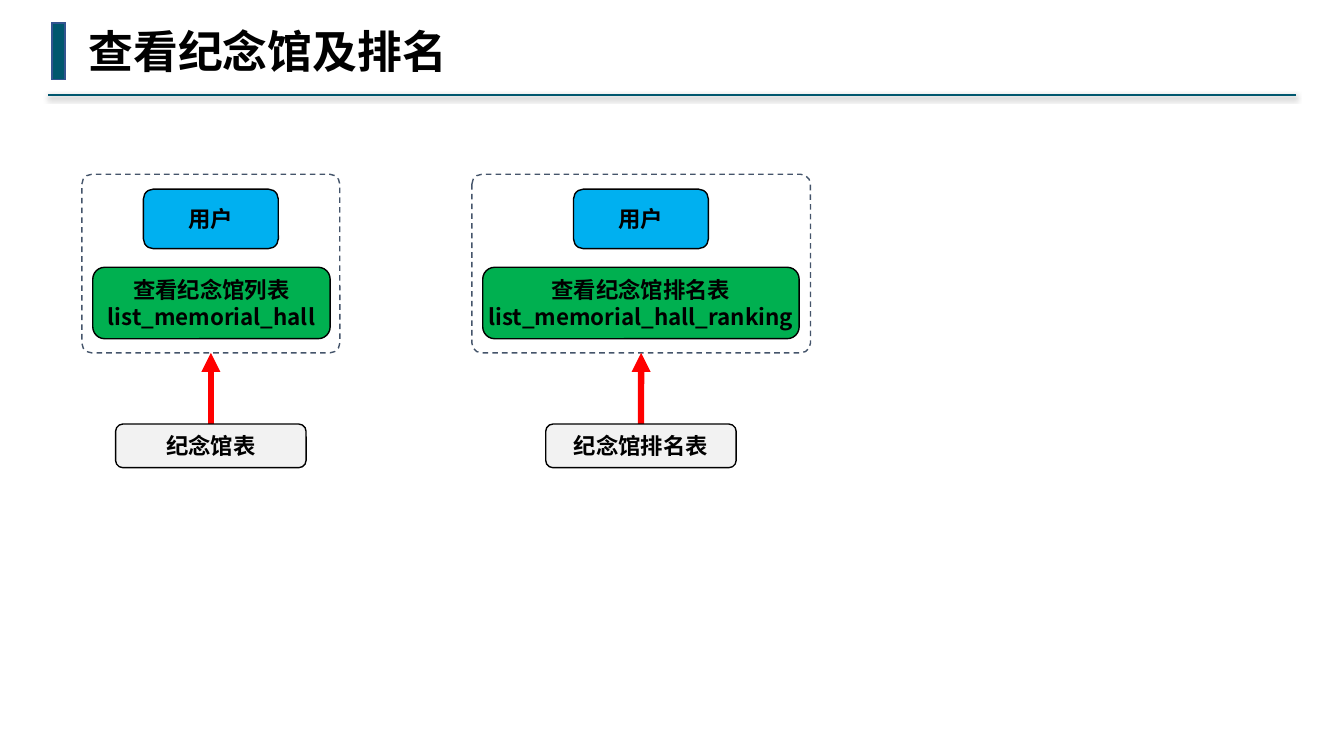
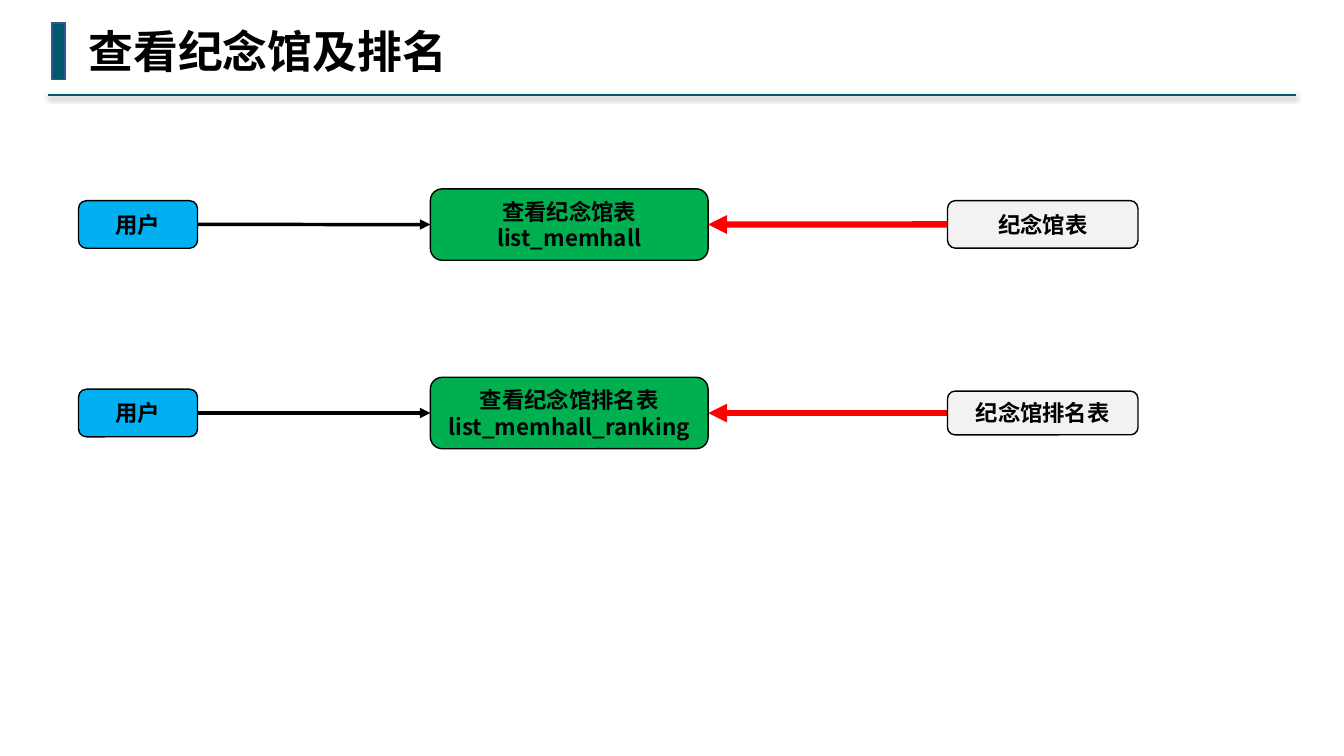
Before and after one commit to buddhachain/buddhaContract, a slide deck: slide 10 of doc/09.祭奠堂.pptx. Drawn at 1344x756 pixels with LibreOffice and Linux fonts; fonts in the diff are those of the drawing. Boxes give left, top, right and bottom in pixels: in the first picture for what was removed or moved away, otherwise in the second. Text is boxed around its words. In the diff, an @@ line names an element or a change of style, - is before the commit and + after.

```diff
--- a/doc/09.祭奠堂.pptx
+++ b/doc/09.祭奠堂.pptx
@@ rounded rectangle removed at bbox=[82, 174, 340, 353] @@
@@ rounded rectangle removed at bbox=[472, 174, 811, 353] @@
@@ rounded rectangle "用户": place and size @@
-rounded rectangle "用户" at bbox=[143, 190, 278, 249]
+rounded rectangle "用户" at bbox=[79, 201, 198, 248]
@@ rounded rectangle "查看纪念馆表": place and size @@
-rounded rectangle "查看纪念馆表" at bbox=[93, 267, 331, 339]
+rounded rectangle "查看纪念馆表" at bbox=[431, 189, 709, 260]
@@ text in rounded rectangle at bbox=[497, 201, 641, 250]: text changed @@
-查看纪念馆列表
-list_memorial_hall
+查看纪念馆表
+list_memhall
@@ rounded rectangle "纪念馆表": place and size @@
-rounded rectangle "纪念馆表" at bbox=[116, 424, 307, 468]
+rounded rectangle "纪念馆表" at bbox=[948, 201, 1138, 248]
@@ arrow added from (198, 225) to (431, 225), #000000 2.5 pt @@
@@ arrow added from (948, 225) to (709, 225), #FF0000 4.5 pt @@
@@ arrow removed from (211, 424) to (211, 353) @@
@@ arrow removed from (641, 424) to (641, 353) @@
@@ rounded rectangle "用户": place and size @@
-rounded rectangle "用户" at bbox=[574, 190, 709, 249]
+rounded rectangle "用户" at bbox=[79, 389, 198, 437]
@@ rounded rectangle "查看纪念馆排名表": place and size @@
-rounded rectangle "查看纪念馆排名表" at bbox=[483, 267, 800, 339]
+rounded rectangle "查看纪念馆排名表" at bbox=[431, 377, 709, 449]
@@ arrow added from (198, 413) to (431, 413), #000000 2.5 pt @@
@@ text in rounded rectangle at bbox=[449, 417, 690, 440]: text changed @@
-list_memorial_hall_ranking
+list_memhall_ranking
@@ arrow added from (948, 413) to (709, 413), #FF0000 4.5 pt @@
@@ rounded rectangle "纪念馆排名表": place and size @@
-rounded rectangle "纪念馆排名表" at bbox=[545, 424, 736, 468]
+rounded rectangle "纪念馆排名表" at bbox=[948, 391, 1138, 435]
```
Also in this commit, not shown: 9 other slides changed, 1 slide added, 1 slide removed, 6 other files.
